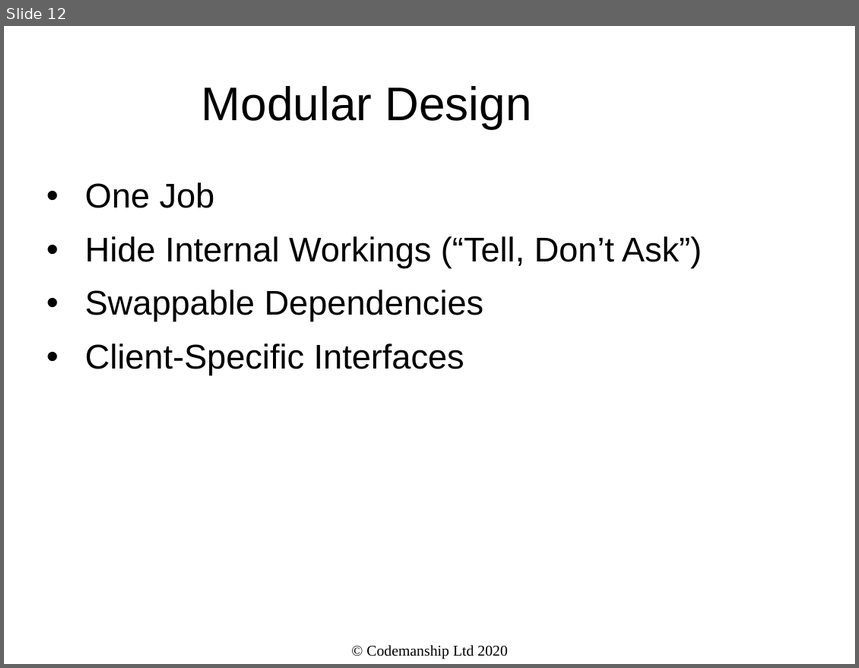
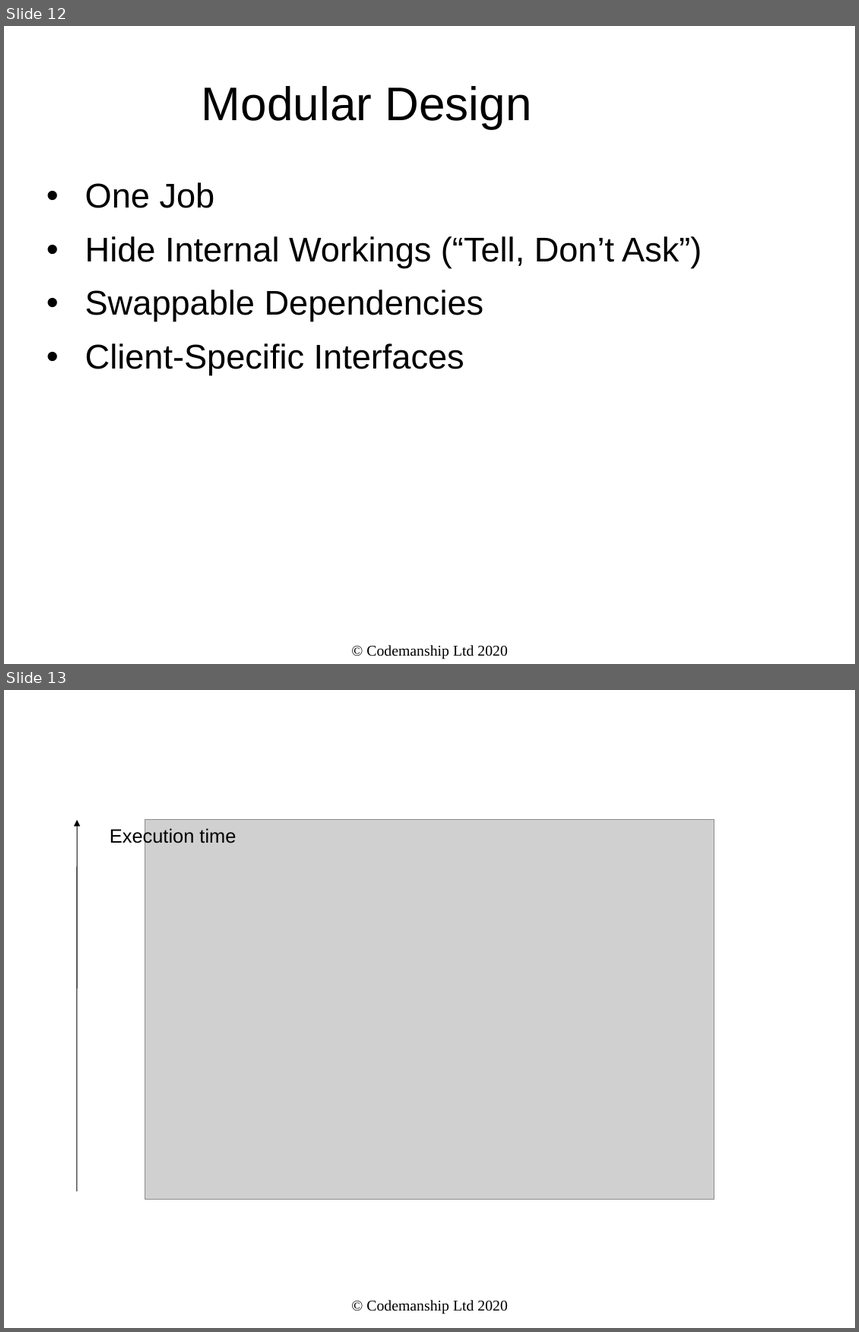
Before and after one commit to jasongorman/tdd_demos_jun_17_2020, a slide deck: tdd slides - Tesco.ppt. Shown one above the other, each under a label of ours: slide 12 before the commit, slides 12 and 13 after it. The pictures are 859x668 and 859x1332 pixels, drawn with LibreOffice and Linux fonts; fonts in the diff are those of the drawing; grey boxes stand for pictures. Boxes give left, top, right and bottom in pixels: in the first picture for what was removed or moved away, otherwise in the second. Text is boxed around its words. In the diff, an @@ line names an element or a change of style, - is before the commit and + after.

```diff
--- a/tdd slides - Tesco.ppt
+++ b/tdd slides - Tesco.ppt
@@ slide 13 added at (4, 690, 855, 1328), background #FFFFFF @@
@@ arrow added from (77, 1192) to (78, 820), #000000 0.74 pt @@
@@ picture added at (145, 819, 715, 1200) @@
@@ text added at (110, 828, 236, 847), 18 pt, text #000000 @@
+Execution time
@@ text added at (367, 1300, 508, 1315), 14 pt, text #000000 @@
+© Codemanship Ltd 2020
```
Also in this commit, not shown: 24 other files.
